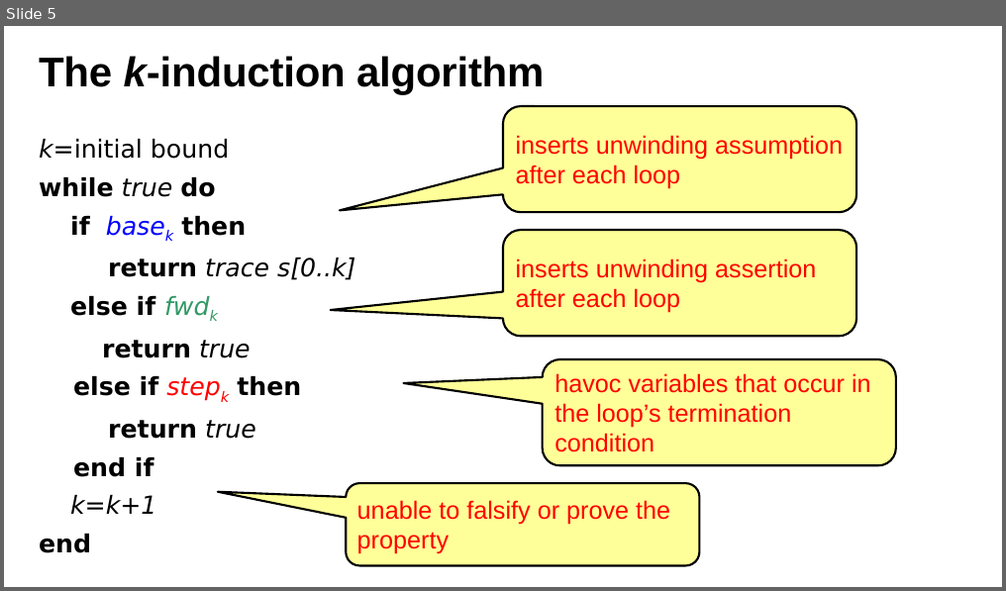
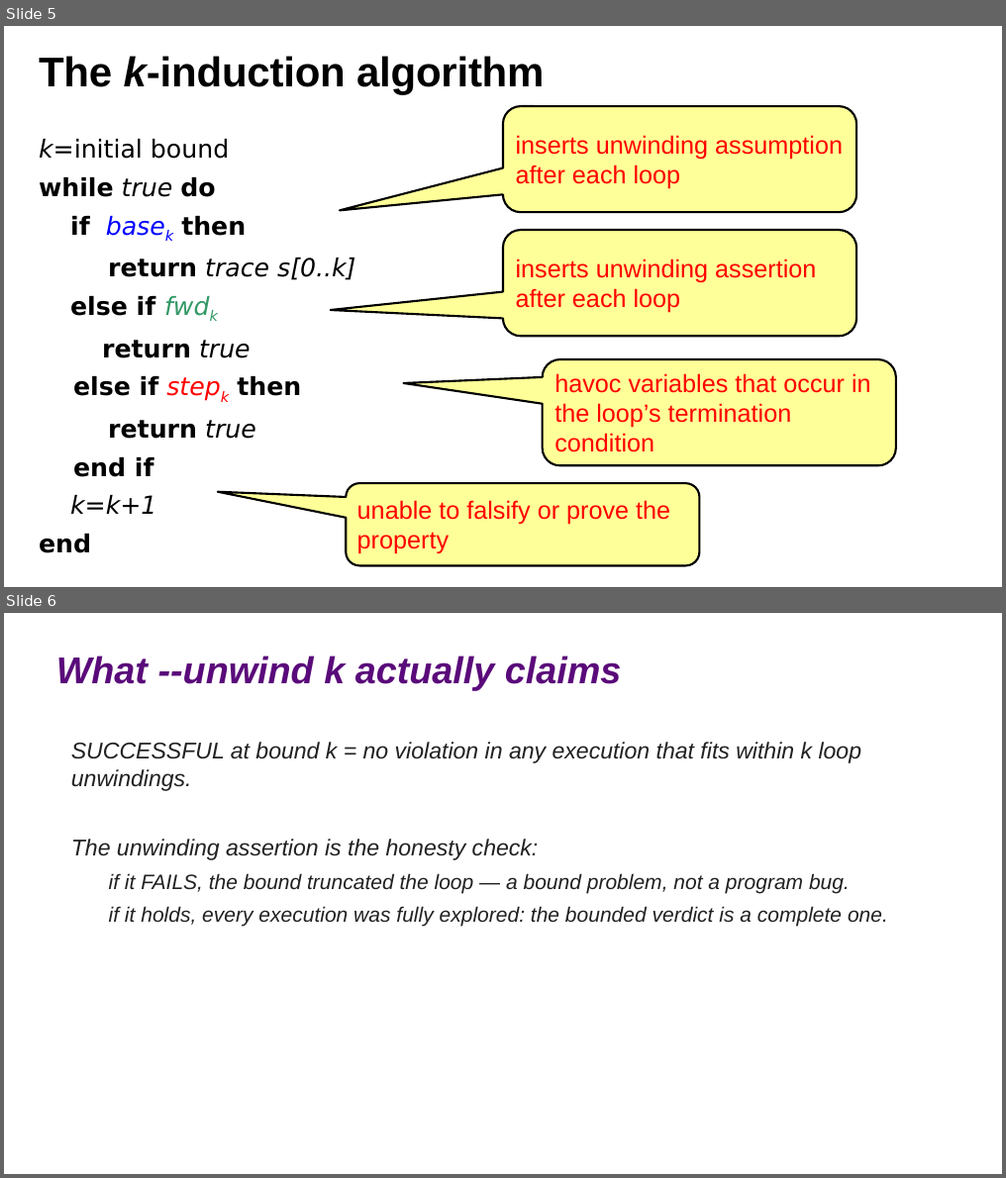
Before and after one commit to lucasccordeiro/unifei, a slide deck: slides/session2/03-k-induction.pptx. Shown one above the other, each under a label of ours: slide 5 before the commit, slides 5 and 6 after it. The pictures are 1006x591 and 1006x1178 pixels, drawn with LibreOffice and Linux fonts; fonts in the diff are those of the drawing. Boxes give left, top, right and bottom in pixels: in the first picture for what was removed or moved away, otherwise in the second. Text is boxed around its words. In the diff, an @@ line names an element or a change of style, - is before the commit and + after.

```diff
--- a/slides/session2/03-k-induction.pptx
+++ b/slides/session2/03-k-induction.pptx
@@ slide 6 added at [4,613,1002,1174], background #FFFFFF @@
@@ text added at [56,656,622,691], 36 pt, text #5A0A7A, bold, italic @@
+What --unwind k actually claims
@@ text added at [71,742,888,927], 20 pt, text #212121, italic @@
+SUCCESSFUL at bound k = no violation in any execution that fits within k loop unwindings.
+The unwinding assertion is the honesty check:
+  if it FAILS, the bound truncated the loop — a bound problem, not a program bug.
+  if it holds, every execution was fully explored: the bounded verdict is a complete one.
```
Also in this commit, not shown: 4 other slides added, 12 other files.
